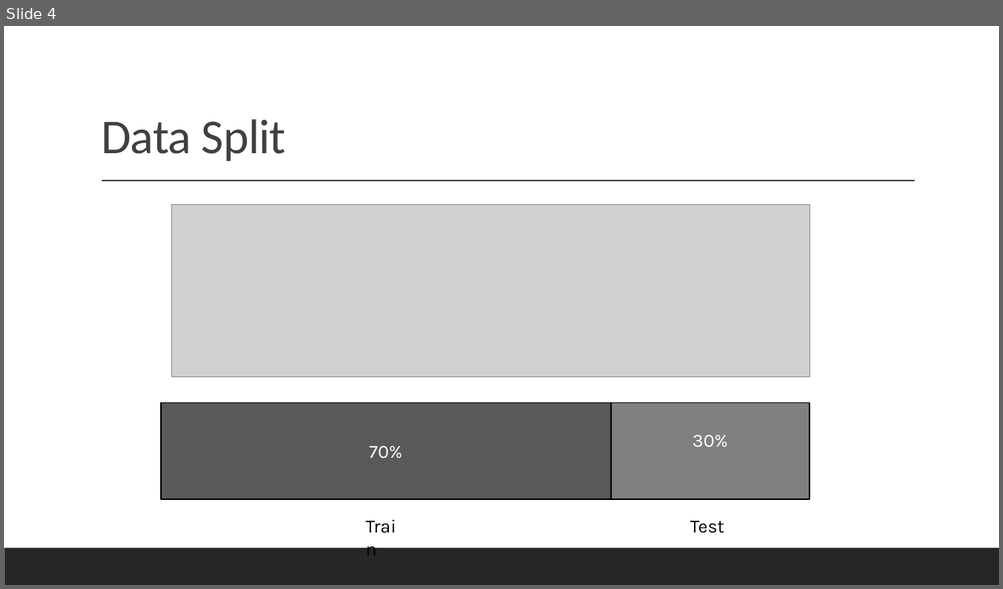
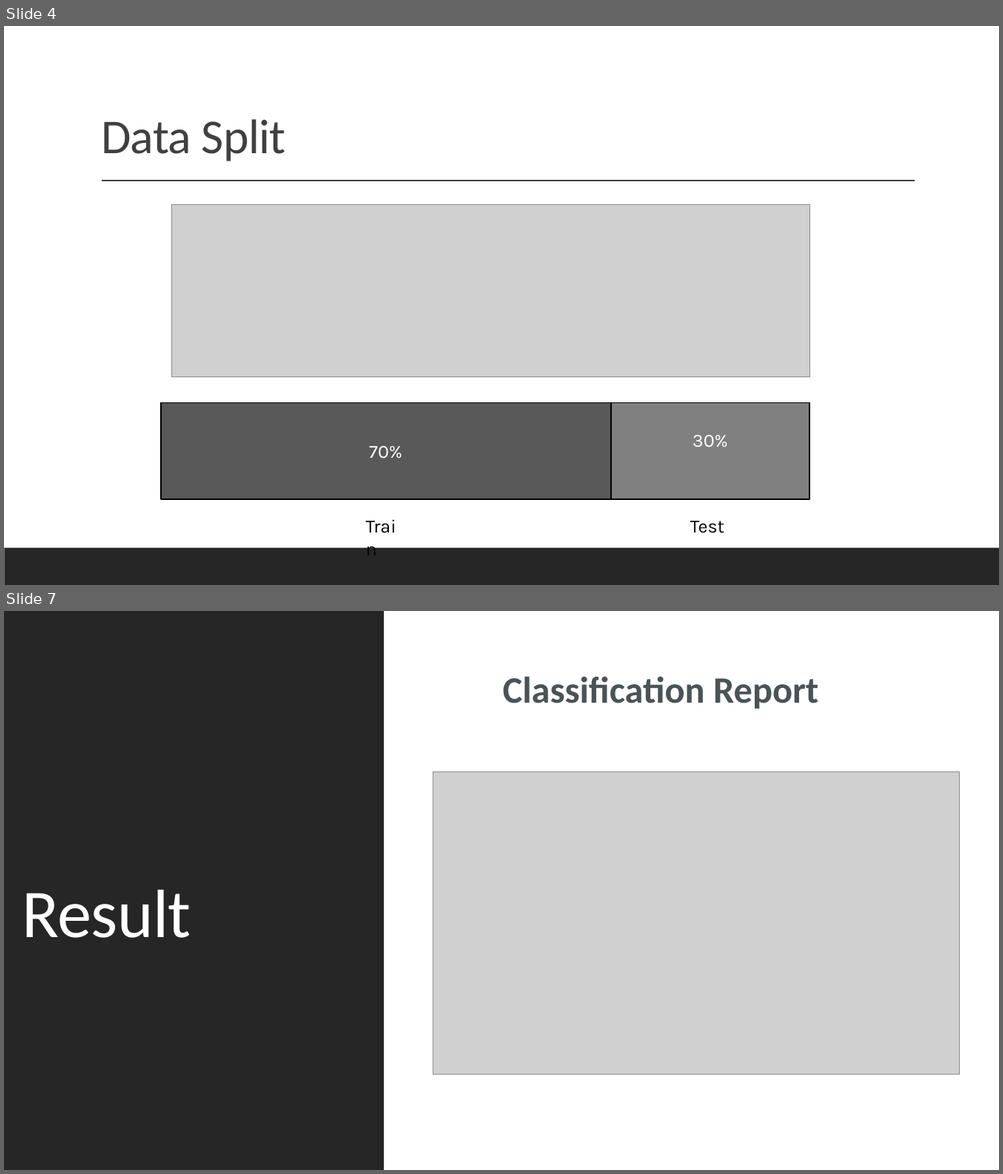
Before and after one commit to chakree254/ProjectML, a slide deck: การทำนายสภาพอากาศด้วย Linear Regression.pptx. Shown one above the other, each under a label of ours: slide 4 before the commit, slides 4 and 7 after it; the slides between them are not shown. The pictures are 1003x589 and 1003x1174 pixels, drawn with LibreOffice and Linux fonts; fonts in the diff are those of the drawing; grey boxes stand for pictures. Boxes give left, top, right and bottom in pixels: in the first picture for what was removed or moved away, otherwise in the second. Text is boxed around its words. In the diff, an @@ line names an element or a change of style, - is before the commit and + after.

```diff
--- a/การทำนายสภาพอากาศด้วย Linear Regression.pptx
+++ b/การทำนายสภาพอากาศด้วย Linear Regression.pptx
@@ slide 7 added at [4, 611, 999, 1170], background #FFFFFF @@
@@ rectangle added at [4, 611, 384, 1170], fill #262626 @@
@@ text added at [503, 676, 818, 709], 36 pt, text #4A5356, bold @@
+Classification Report
@@ picture added at [433, 772, 960, 1074] @@
@@ title added at [22, 890, 191, 938], 66 pt, text #FFFFFF @@
+Result
```
Also in this commit, not shown: 4 slides changed, 2 other slides added, 2 slides removed, 4 other files.
